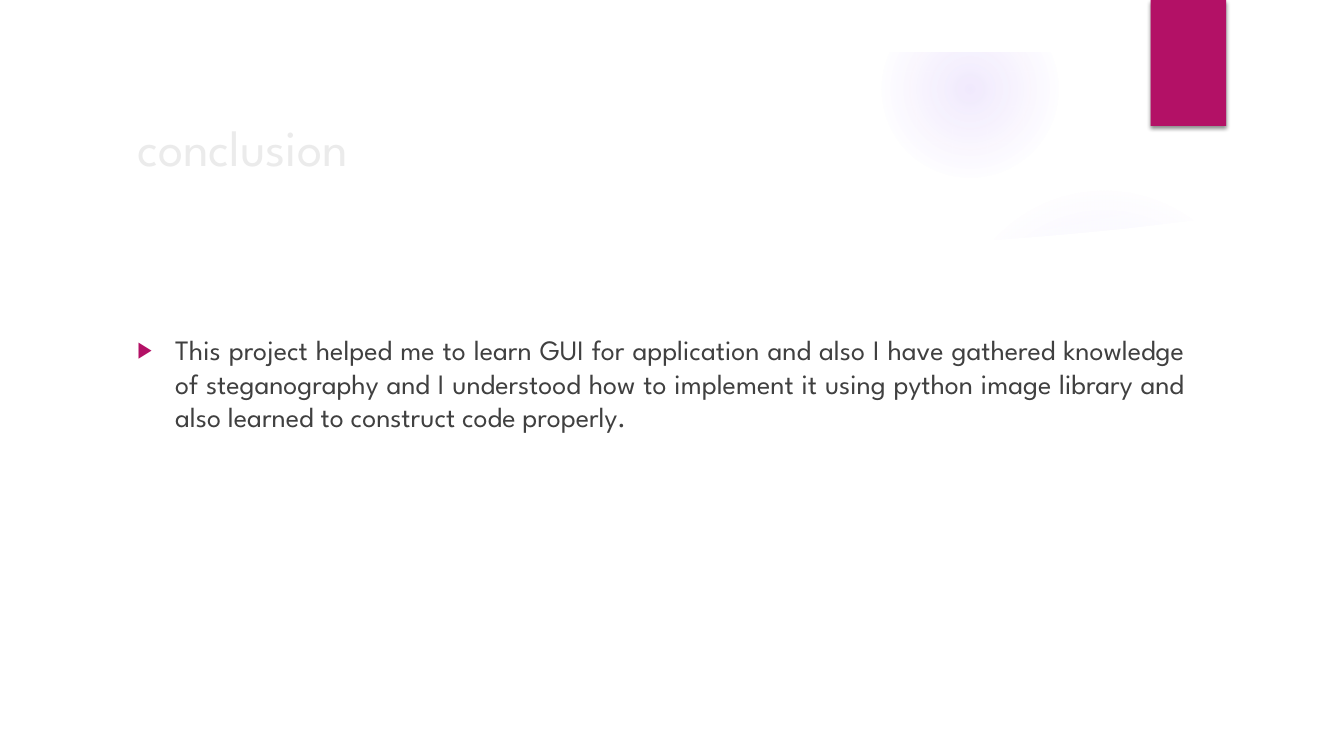
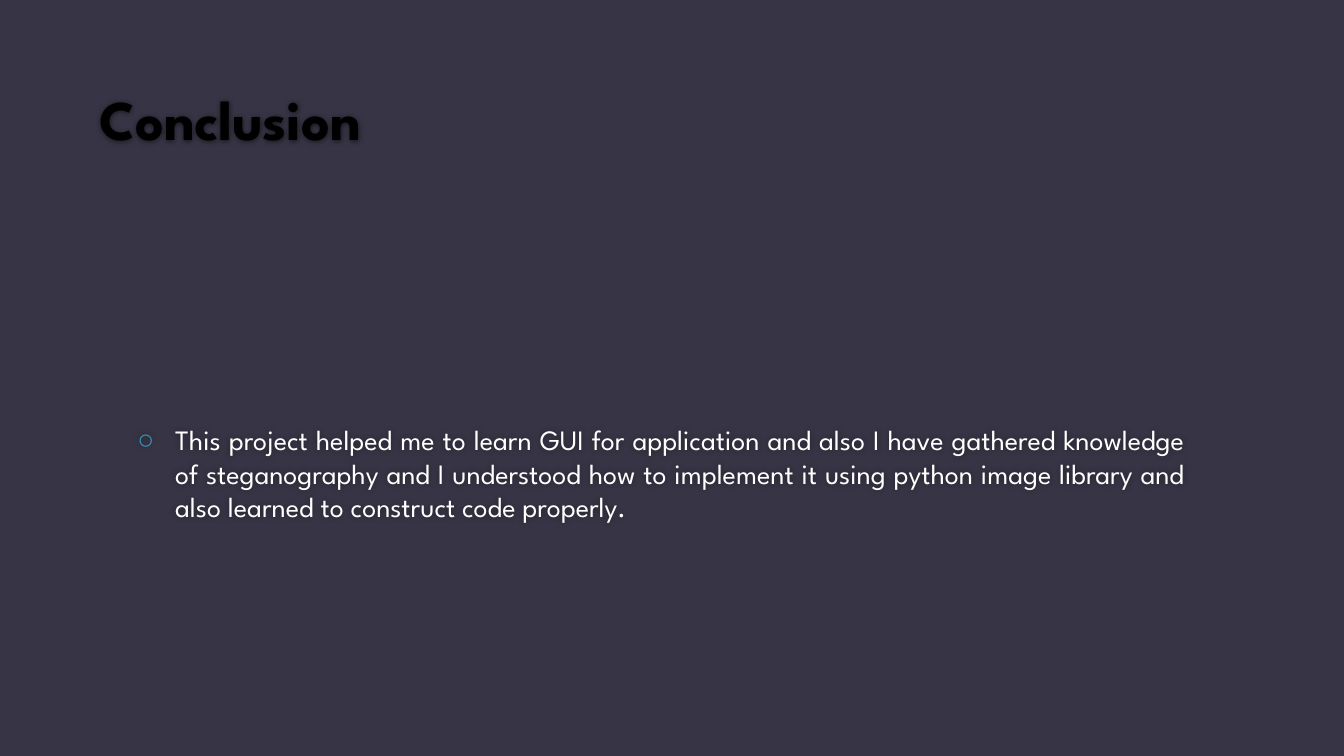
Before and after one commit to malay21/image-steganography, a slide deck: slide 6 of documents/Internship presentation.pptx (slide 10 before the commit). Drawn at 1344x756 pixels with LibreOffice and Linux fonts; fonts in the diff are those of the drawing; background and template pictures are left out. Boxes give left, top, right and bottom in pixels: in the first picture for what was removed or moved away, otherwise in the second. Text is boxed around its words. In the diff, an @@ line names an element or a change of style, - is before the commit and + after.

```diff
--- a/documents/Internship presentation.pptx
+++ b/documents/Internship presentation.pptx
@@ background picture (left out) to #373545 @@
@@ group removed at (0, 0, 1344, 756): 5 ellipses, 3 freeform shapes @@
@@ rectangle removed at (1150, 0, 1226, 126) @@
@@ title "Conclusion" at (99, 101, 361, 141): vertical alignment middle to bottom @@
@@ title at (99, 101, 361, 141): text changed; size 36 to 40 pt; text colour #EBEBEB to #000000; bold on @@
-conclusion
+Conclusion
@@ text "This project helped me to ...": place and size @@
-text "This project helped me to ..." at (175, 340, 1184, 433)
+text "This project helped me to ..." at (175, 430, 1184, 523)
@@ text "This project helped me to ..." at (175, 430, 1184, 523): text colour #404040 to #FFFFFF; bullet ▶ to ○; bullet colour #B31166 to #3494BA; vertical alignment top to middle @@
```
Also in this commit, not shown: 6 other slides changed, 1 slide added, 4 slides removed, 5 other files.
